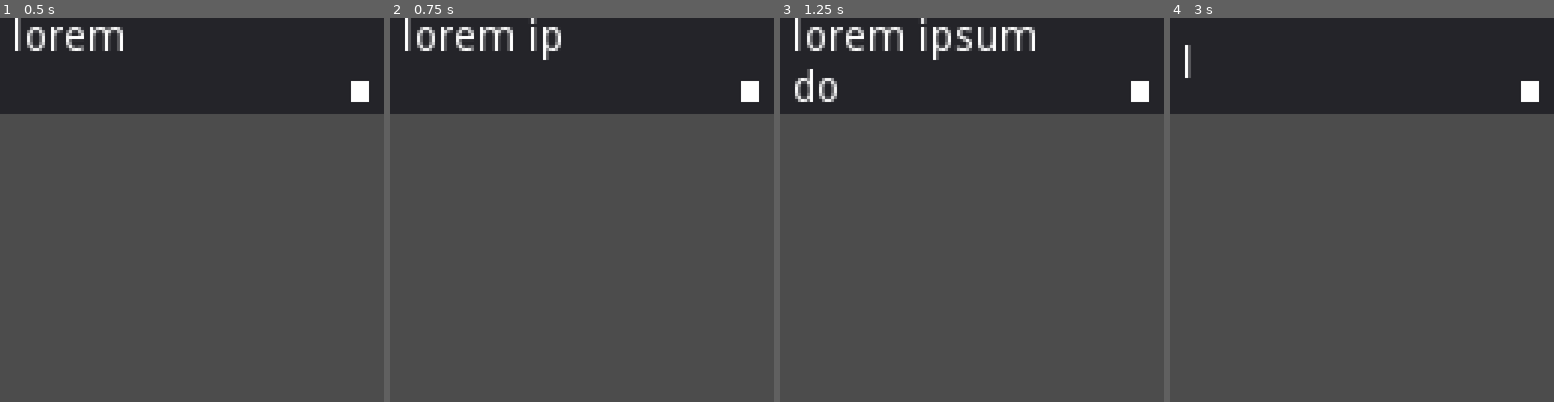
Above: before the commit, frames 1-4 (left to right).
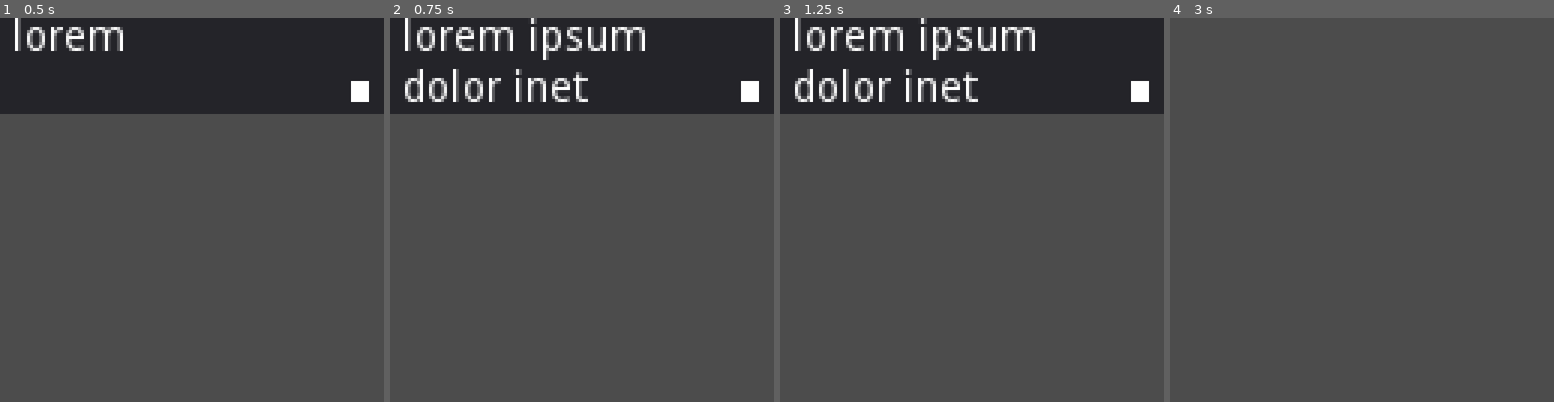
Above: after the commit, the same moments.

Repository: NintenDuck/Project-Vania
Game: Godot game, scene res://Scenes/tools/dialog_box.tscn
The game is run twice, just before and just after one commit, with the same random seed, the same clock (stepped at 60 frames per second) and the same inputs. This scene is started directly instead of the project's main scene.
Inputs:
- Up to frame 1 (0.5 s): no input
- Up to frame 2 (0.75 s): tap Enter (ui_accept) at 0.5 s; hold Enter (ui_accept) from 0.53 s (still down)
- Up to frame 3 (1.25 s): keep holding Enter (ui_accept)
- Up to frame 4 (3 s): release Enter (ui_accept) at 1.28 s; tap Enter (ui_accept) at 1.35, 1.52, 1.82, 2.85 s; hold Enter (ui_accept) 2.03-2.78 s

Frame 1 is identical in both runs. In frame 2, 2.4% of the frame differs, in the area x 3-67%, y 2-22%; in frame 3, 1.2%; in frame 4, 25%, in the area x 0-100%, y 0-25%.

Commit message:
Add: skip-text, & proper dict-size management

Diff:
--- a/scripts/dialog_box.gd
+++ b/scripts/dialog_box.gd
@@ -16,22 +16,34 @@
 var current_state = states.WRITING
 
 var current_text_line = 0
+# TODO: Obtener el diccionario de un archivo externo (.json)
+# TODO: Hacer que el sprite parpadee
+# TODO: Hacer que el sprite sea diferente cuando sea el ultimo texto en el diccionario
 var test_text = [
 	{"name": "lain",		"text": "lorem ipsum dolor inet"},
-	{"name": "pistacho",	"text": "let's all love lain"},
-	{"name": "lain", 		"text": "infornography"},
+	{"name": "pistacho",	"text": "let's all love lain"	},
+	{"name": "lain", 		"text": "infornography"			},
 ]
 
 func _ready():
 	dialog_label.text = test_text[current_text_line]["text"]
 	dialog_label.visible_characters = 0
+
 	text_timer.connect("timeout", self, "_on_text_timer_timeout")
 	text_timer.wait_time = text_speed
 	text_timer.start()
 
 
 func _unhandled_input(event):
-	if event.is_action_pressed("ui_accept") and current_state == states.WAITING:
+	if event.is_action_pressed("ui_accept"):
+		if current_state == states.WRITING:
+			dialog_label.visible_characters = dialog_label.text.length()
+			return
+
+		if current_text_line >= test_text.size()-1:
+			queue_free()
+			return
+
 		get_new_line()
 
 func get_new_line():
@@ -41,8 +53,6 @@
 	current_state = states.WRITING
 	text_timer.start()
 
-func set_text_speed(new_wait_timer):
-	text_timer.wait_time = new_wait_timer
 
 func _on_text_timer_timeout():
 	if dialog_label.visible_characters >= dialog_label.text.length():
